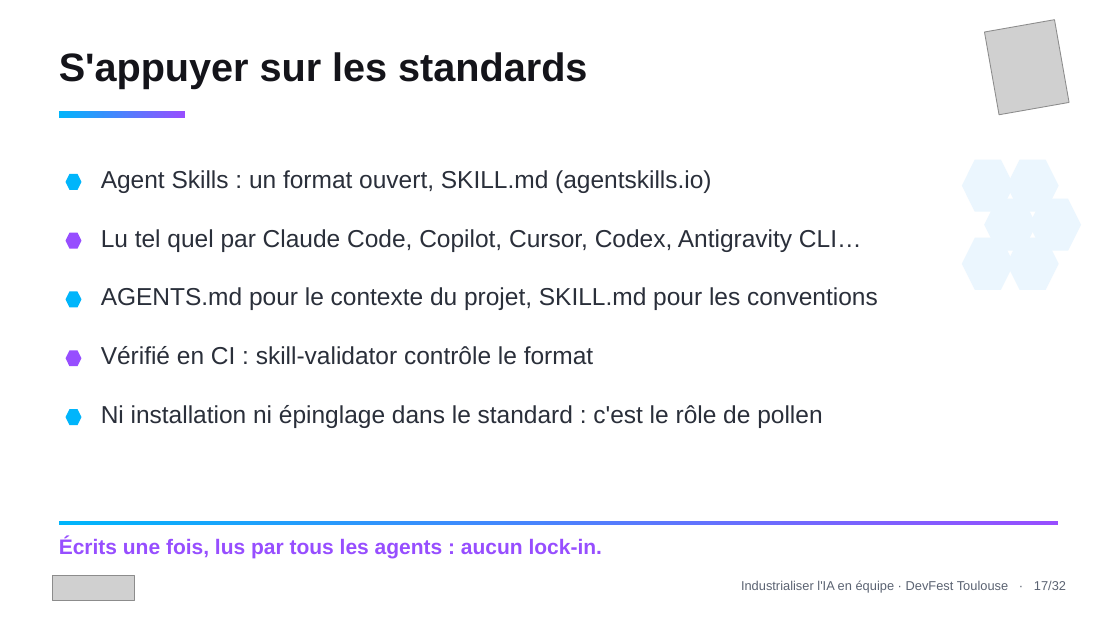
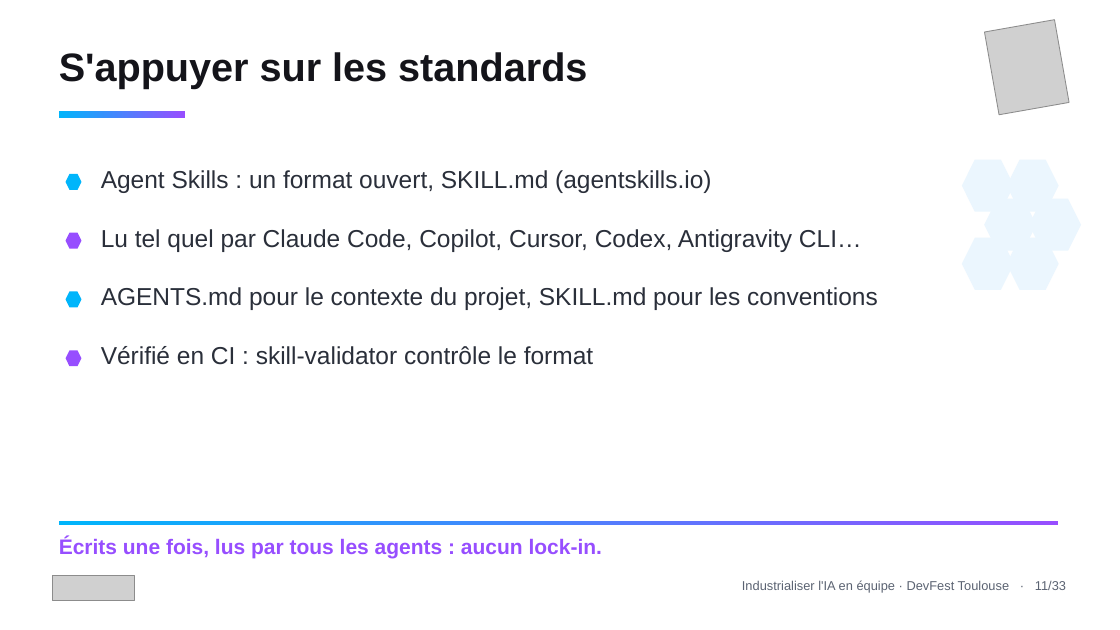
Before and after one commit to tosun-si/claude-skills-team-industrialisation, a slide deck: slide 12 of talks/slides/talk_devfest_skills.pptx (slide 18 before the commit). Drawn at 1120x630 pixels with LibreOffice and Linux fonts; fonts in the diff are those of the drawing; grey boxes stand for pictures. Boxes give left, top, right and bottom in pixels: in the first picture for what was removed or moved away, otherwise in the second. Text is boxed around its words. In the diff, an @@ line names an element or a change of style, - is before the commit and + after.

```diff
--- a/talks/slides/talk_devfest_skills.pptx
+++ b/talks/slides/talk_devfest_skills.pptx
@@ hexagon removed at (66, 409, 82, 425) @@
@@ text removed at (101, 405, 822, 428) @@
-Ni installation ni épinglage dans le standard : c'est le rôle de pollen
@@ text at (742, 580, 1066, 593): text changed @@
-Industrialiser l'IA en équipe · DevFest Toulouse · 17/32
+Industrialiser l'IA en équipe · DevFest Toulouse · 11/33
```
Also in this commit, not shown: 31 other slides changed, 1 slide added, 4 other files.
